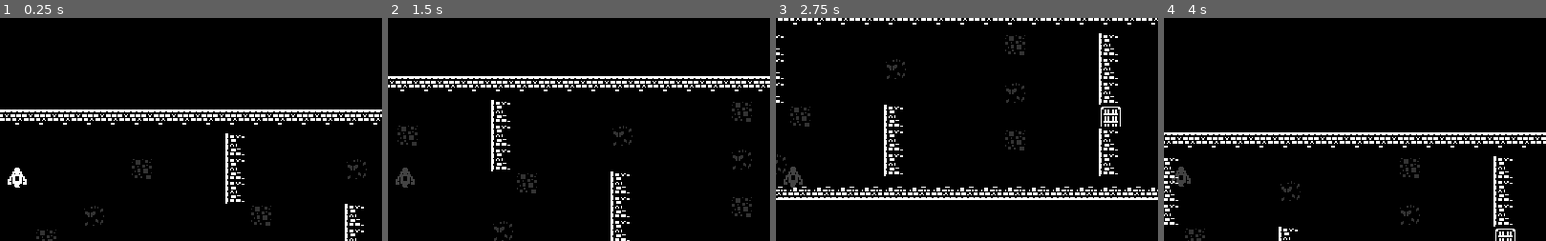
Above: before the commit, frames 1-4 (left to right).
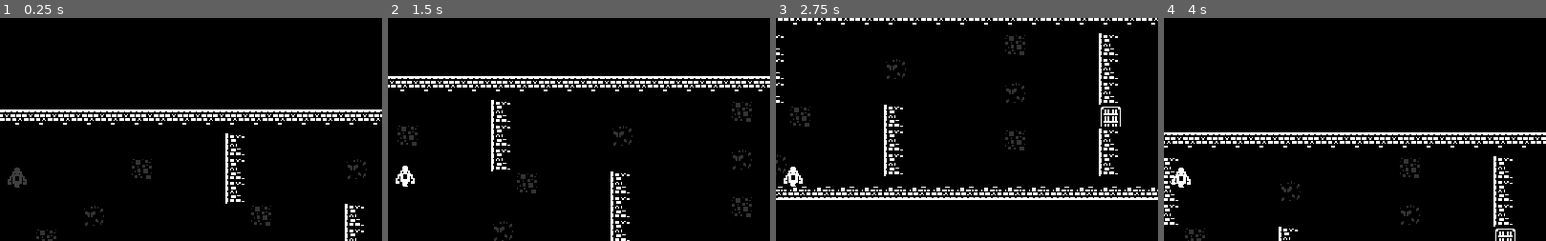
Above: after the commit, the same moments.

Repository: skarnl/miziziz-game-jam-2020
Game: Godot game, scene res://game/game.tscn
Same seed, same stepped clock (60 frames per second), same inputs: the game is played once before the commit and once after it. Sound files missing from this copy of the repository are replaced by a short silence.
Inputs:
- Up to frame 1 (0.25 s): no input
- Up to frame 2 (1.5 s): tap Enter at 0.5 s; hold Right (ui_right) 0.53-1.28 s; hold Space (attack) 0.53-1.28 s; hold Down (ui_down) from 1.28 s (still down); tap E (possess) at 1.35 s
- Up to frame 3 (2.75 s): release Down (ui_down) at 2.03 s; hold Right (ui_right) from 2.03 s (still down); hold Space (attack) from 2.03 s (still down)
- Up to frame 4 (4 s): release Right (ui_right) at 2.78 s; release Space (attack) at 2.78 s; hold Up (ui_up) 2.78-3.53 s; tap E (possess) at 2.85 s; hold Left (ui_left) from 3.53 s (still down); hold Space (attack) from 3.53 s (still down)
The pictures show only the part of the screen within x 48-98%, y 15-65%; the shares and areas given below are measured in that part.

The runs differ from the first frame. In frame 1, 0.2% of the frame differs, in the area x 2-7%, y 67-77%; in frame 2, 0.3%, in the area x 2-7%, y 66-77%; in frame 3, 0.2%; in frame 4, 0.2%.

Commit message:
FIx spawn animation issue

Diff:
--- a/entities/ghost/ghost.gd
+++ b/entities/ghost/ghost.gd
@@ -5,7 +5,11 @@
 var possessed = false
 
 func _ready():
-	spawn()
+	Audioplayer.play('spawn')
+
+	yield($AnimationPlayer, 'animation_finished')
+
+	$AnimationPlayer.play('move')
 
 func _process(delta):
 	var input_vector = Vector2.ZERO
@@ -15,23 +19,12 @@
 	input_vector = input_vector.normalized()
 
 	if input_vector != Vector2.ZERO:
-		$AnimationPlayer.play('move')
 		velocity = input_vector * MAX_SPEED
 	else:
 		velocity = Vector2.ZERO
 
 	move_and_slide(velocity)
 
-
-func spawn():
-	yield(get_tree().create_timer(0.3), 'timeout')
-
-	$AnimationPlayer.play('spawn')
-	Audioplayer.play('spawn')
-
-	yield($AnimationPlayer, 'animation_finished')
-
-	$AnimationPlayer.play('move')
 
 func possess_start(targetPosition):
 	$Tween.interpolate_property(self, 'position', position, targetPosition, 0.3, Tween.TRANS_SINE, Tween.EASE_IN_OUT)
--- a/entities/ghost/ghost.tscn
+++ b/entities/ghost/ghost.tscn
@@ -55,6 +55,7 @@
 shape = SubResource( 1 )
 
 [node name="AnimationPlayer" type="AnimationPlayer" parent="."]
+autoplay = "spawn"
 anims/move = SubResource( 4 )
 anims/spawn = SubResource( 3 )
 
